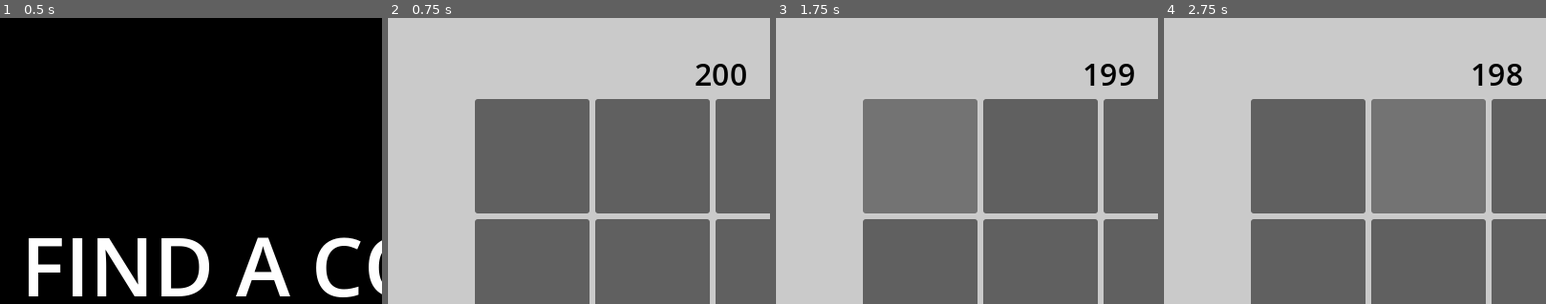
Above: before the commit, frames 1-4 (left to right).
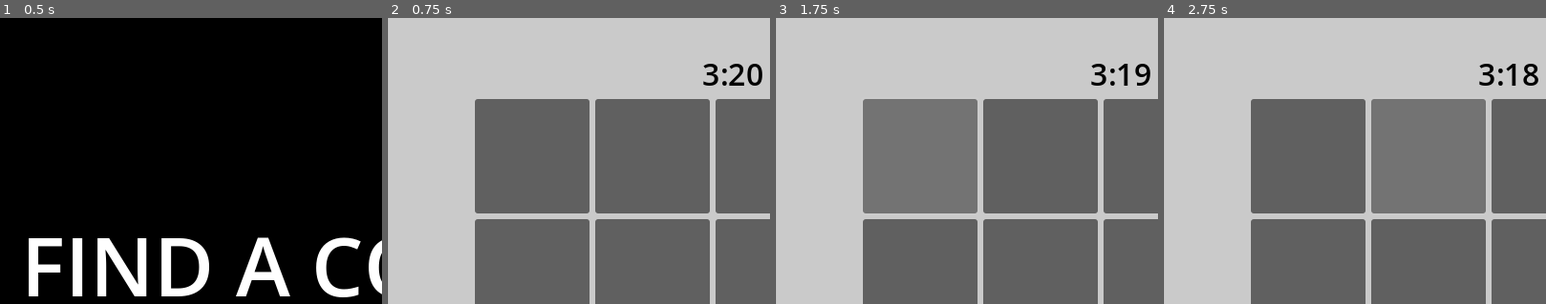
Above: after the commit, the same moments.

Repository: Igor20099/find-a-couple
Game: Godot game, scene res://scenes/main_menu.tscn
The game is run twice, just before and just after one commit, with the same random seed, the same clock (stepped at 60 frames per second) and the same inputs.
Inputs (mouse positions are % of the whole screen's width and height, from its top left):
- Up to frame 1 (0.5 s): no input
- Up to frame 2 (0.75 s): tap Enter at 0.5 s; move the mouse to (72, 45) at 0.52 s; click (72, 45) at 0.67 s
- Up to frame 3 (1.75 s): click (26, 24) at 1.25 s
- Up to frame 4 (2.75 s): click (42, 24) at 2 s
The pictures show only the part of the screen within x 7-57%, y 0-50%; the shares and areas given below are measured in that part.

Frame 1 is identical in both runs. In frame 2, 0.7% of the frame differs, in the area x 80-98%, y 16-24%; in frame 3, 0.7%; in frame 4, 0.8%.
Error in both runs: Attempt to call function 'play' in base 'null instance' on a null instance. (res://scripts/button/Button.gd:7)

Commit message:
edit game project

Diff:
--- a/scenes/game.tscn
+++ b/scenes/game.tscn
@@ -284,7 +284,7 @@
 
 [node name="ClickSound" type="AudioStreamPlayer2D" parent="."]
 stream = ExtResource("3_yj8t0")
-volume_db = 0.08
+volume_db = -5.0
 
 [node name="AcceptSound" type="AudioStreamPlayer2D" parent="."]
 stream = ExtResource("4_6l8vh")
--- a/scripts/game/Game.gd
+++ b/scripts/game/Game.gd
@@ -28,6 +28,8 @@
 @onready var audio_player = $AcceptSound
 @onready var cancel_player = $CanselSound
 var save_path = 'user://best_score.save'
+var minutes = 0
+var sec = 0
 
 func _ready():
 	load_data()
@@ -36,7 +38,7 @@
 	Events.compare_colors.connect(compare_colors)
 	Events.win.connect(win)
 	Events.game_over.connect(game_over)
-	label.text = str(Globals.GAME_TIME)
+	show_timer(Globals.GAME_TIME)
 
 
 func set_colors_in_buttons(colors,buttons):
@@ -53,7 +55,9 @@
 		audio_player.play()
 		Events.win.emit()
 	elif Globals.color_first != Globals.color_second:
+		set_buttons_disable(true)
 		await get_tree().create_timer(0.5).timeout
+		set_buttons_disable(false)
 		set_visible_colors(false)
 		cancel_player.play()
 		Globals.opened_color = 0
@@ -68,7 +72,8 @@
 
 func _on_game_timer_timeout():
 	seconds -=1
-	label.text = str(seconds)
+	show_timer(seconds)
+
 	if seconds == -1:
 		game_timer.stop()
 		Events.game_over.emit()
@@ -104,3 +109,12 @@
 	if FileAccess.file_exists(save_path):
 		var file = FileAccess.open(save_path,FileAccess.READ)
 		Globals.best_result = file.get_var( Globals.best_result)
+
+func set_buttons_disable(is_disabled):
+	for btn in buttons:
+		btn.disabled = is_disabled
+
+func show_timer(seconds):
+		minutes = int(seconds / 60)
+		sec = int(seconds - minutes * 60)
+		label.text = "%2d:%02d" % [minutes, sec]
